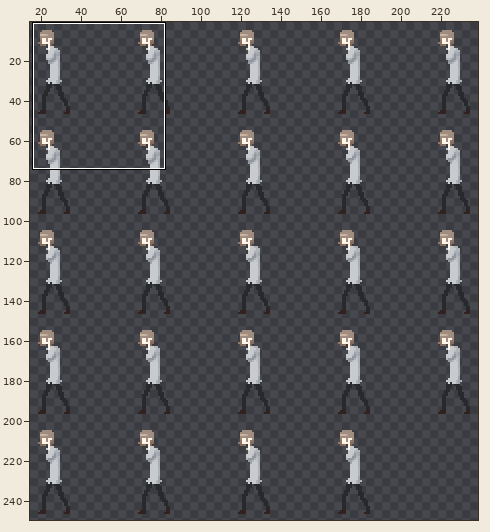
One commit to this sprite sheet: Assets/Animation/Sprite/Selma/Shot_Idle.png. Above: a wide view before the commit, with the close-up outlined.
Close-up. Before the commit:
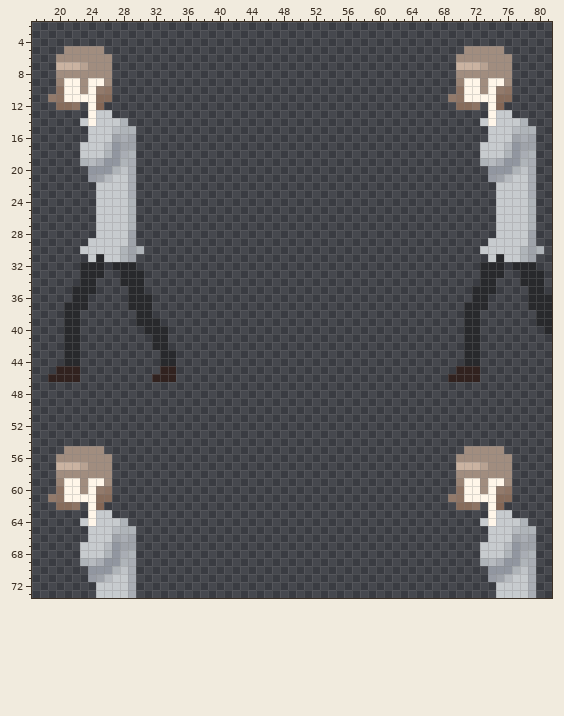
The file is 250x250 pixels. Colours within 5 levels of each other are drawn and written as one. Shown: x 17..81, y 2..73. The wide view leaves out empty margins. The commit also changed other parts of the picture, which this record leaves out.
New version:
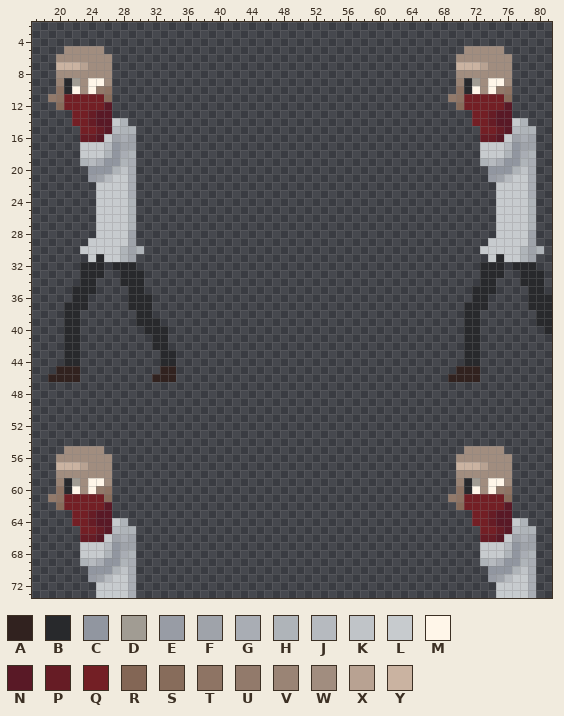
Palette (. is transparent): A #31221f  B #28292c  C #9196a0  D #a19c93  E #989ca5  F #9fa3aa  G #a9adb4  H #afb4b9  J #b6babf  K #c0c4c8  L #c7cbce  M #fff6e9  N #591926  P #661c25  Q #731f25  R #836655  S #876c5b  T #8e7464  U #927a6b  V #9a8475  W #a18d7f  X #b8a292  Y #cab3a1
What changed:
y 9: x 21..22 MM -> BD; x 71..72 MM -> BD
y 10: x 21 M -> B; x 71 M -> B
y 11: x 21..25 MMMMS -> QQQQQ; x 71..75 MMMMS -> QQQQQ
y 12: x 21..26 ST.MR. -> QQQQQN; x 71..76 ST.MR. -> QQQQQN
y 13: x 22..26 ..MLL -> QQPNN; x 72..76 ..MLL -> QQPNN
y 14: x 22..26 .LMLL -> QQPNN; x 72..76 .LMLL -> QQPNN
y 15: x 23..26 .LLL -> QQPN; x 73..76 .LLL -> QQPN
y 16: x 23..25 .LL -> PPN; x 73..75 .LL -> PPN
y 59: x 21..22 MM -> BD; x 71..72 MM -> BD
y 60: x 21 M -> B; x 71 M -> B
y 61: x 21..25 MMMMS -> QQQQQ; x 71..75 MMMMS -> QQQQQ
y 62: x 21..26 ST.MR. -> QQQQQN; x 71..76 ST.MR. -> QQQQQN
y 63: x 22..26 ..MLL -> QQPNN; x 72..76 ..MLL -> QQPNN
y 64: x 22..26 .LMLL -> QQPNN; x 72..76 .LMLL -> QQPNN
y 65: x 23..26 .LLL -> QQPN; x 73..76 .LLL -> QQPN
y 66: x 23..25 .LL -> PPN; x 73..75 .LL -> PPN
